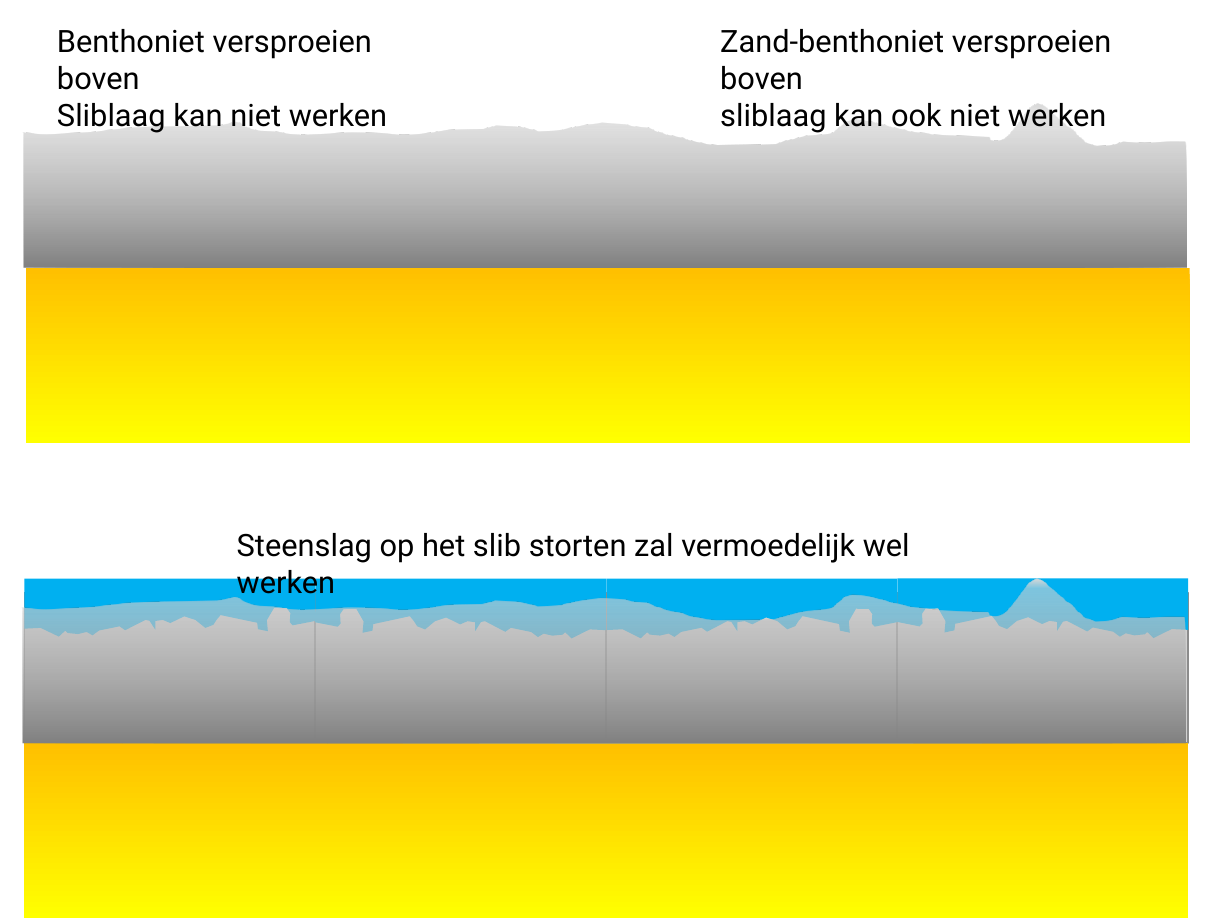
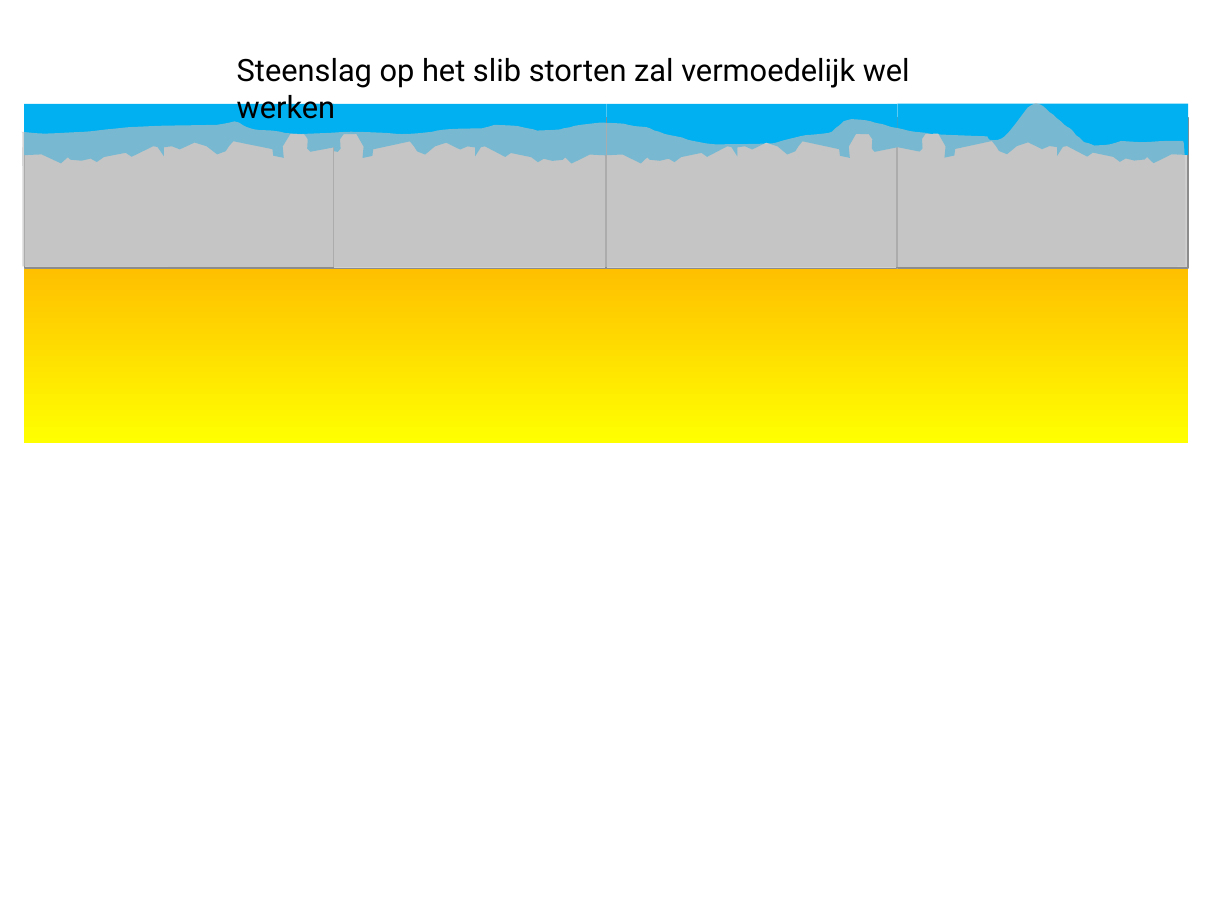
Before and after one commit to Olsthoorn/mf6lab, a slide deck: slide 23 of Projects/ARK_RWS/images/Plaatjes_RWS_ARK.pptx (slide 21 before the commit). Drawn at 1232x924 pixels with LibreOffice and Linux fonts; fonts in the diff are those of the drawing; grey boxes stand for pictures. Boxes give left, top, right and bottom in pixels: in the first picture for what was removed or moved away, otherwise in the second. Text is boxed around its words. In the diff, an @@ line names an element or a change of style, - is before the commit and + after.

```diff
--- a/Projects/ARK_RWS/images/Plaatjes_RWS_ARK.pptx
+++ b/Projects/ARK_RWS/images/Plaatjes_RWS_ARK.pptx
@@ group removed at [22,29,1190,444]: 2 texts, 1 rectangle, 1 freeform shape @@
-Benthoniet versproeien boven
-Sliblaag kan niet werken
-Zand-benthoniet versproeien boven
-sliblaag kan ook niet werken
@@ 4 freeform shapes, 3 pictures, 1 text, 1 rectangle: place and size @@
-4 freeform shapes, 3 pictures, 1 text, 1 rectangle at [21,533,1189,918]
+4 freeform shapes, 3 pictures, 1 text, 1 rectangle at [21,58,1189,444]
@@ freeform shape at [21,103,1185,267]: fill gradient #D9D9D9 to #D4D4D4 to #808080 to #74C4E9 to #A2D8F0 to #BFBFBF at 63% opacity @@
@@ picture: place and size @@
-picture at [25,593,315,739]
+picture at [25,118,334,269]
@@ freeform shape: place and size @@
-freeform shape at [25,579,315,637]
+freeform shape at [25,103,335,163]
```
Also in this commit, not shown: 1 other slide changed, 3 slides added, 7 other files.
